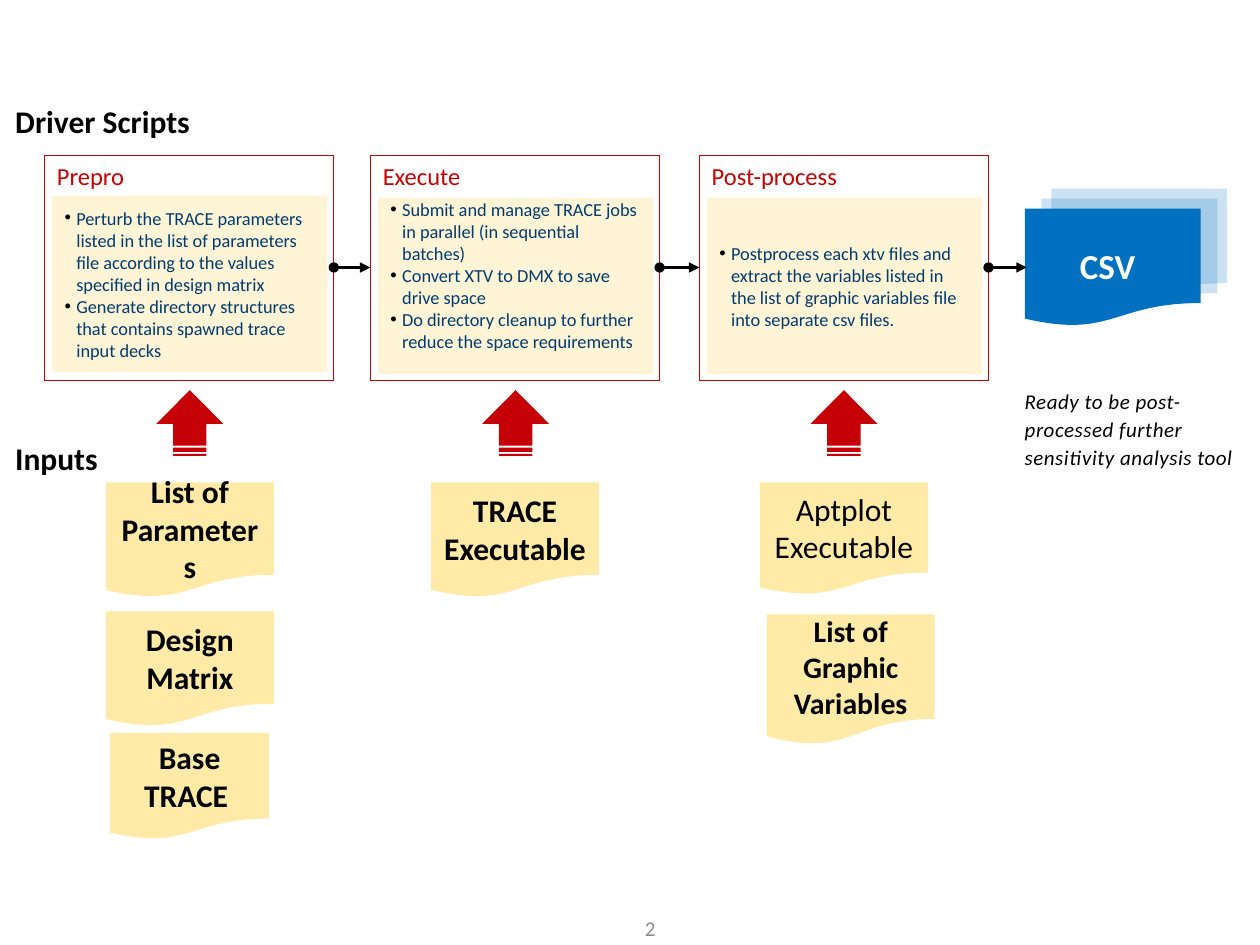
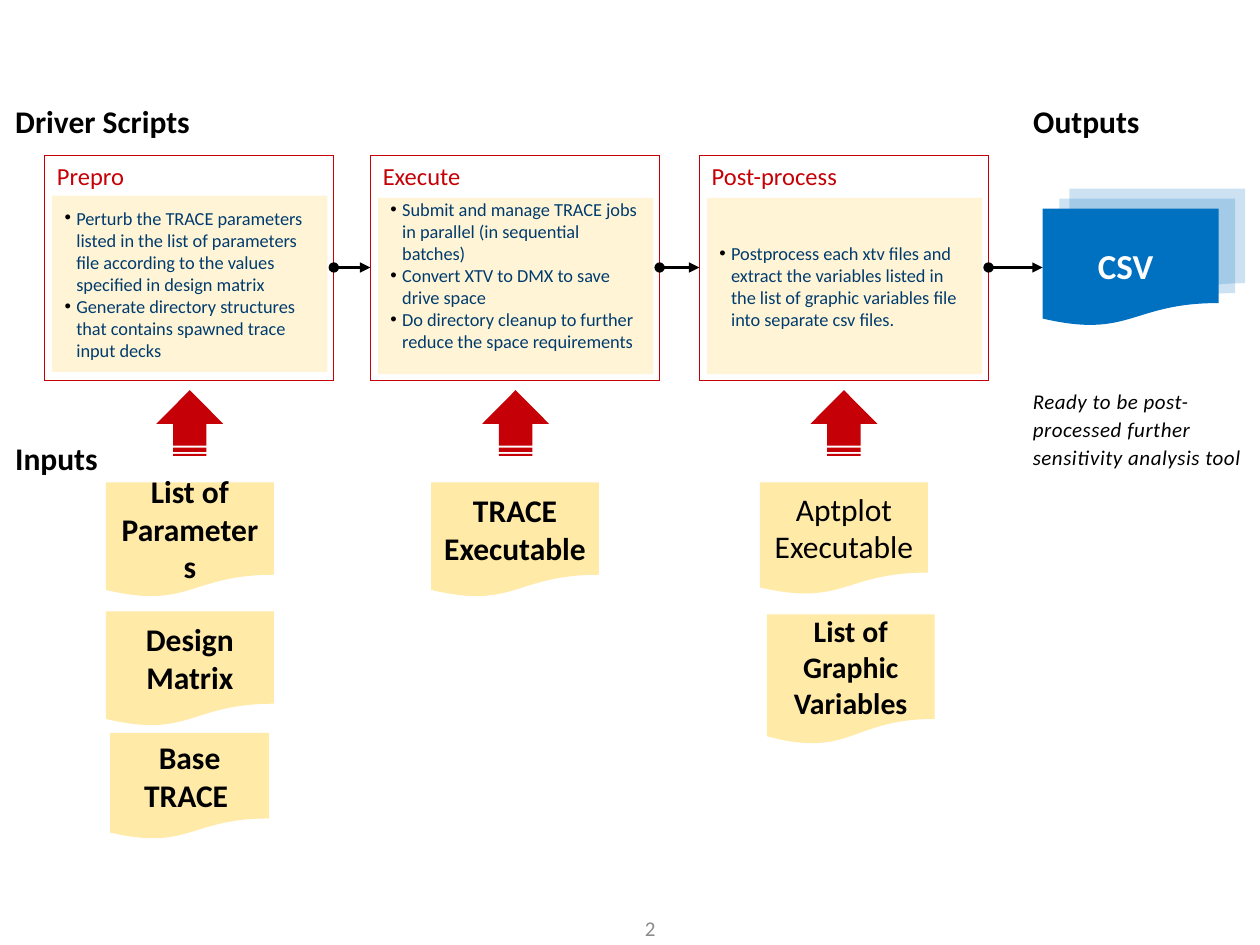
Before and after one commit to damar-wicaksono/trace-simexp, a slide deck: slide 2 of memorandum/figures/figures.pptx. Drawn at 1260x945 pixels with LibreOffice and Linux fonts; fonts in the diff are those of the drawing. Boxes give left, top, right and bottom in pixels: in the first picture for what was removed or moved away, otherwise in the second. Text is boxed around its words. In the diff, an @@ line names an element or a change of style, - is before the commit and + after.

```diff
--- a/memorandum/figures/figures.pptx
+++ b/memorandum/figures/figures.pptx
@@ text added at (x1=1033, y1=112, x2=1139, y2=138), 18 pt, text #000000, bold @@
+Outputs
@@ 3 flow chart documents, 1 text moved together from (x1=1024, y1=189, x2=1227, y2=328) to (x1=1043, y1=189, x2=1246, y2=328) @@
@@ double arrow moved from (989, 267) - (1027, 267) to (989, 267) - (1043, 267) @@
@@ text "Ready to be post- processed ..." moved from (x1=1025, y1=394, x2=1232, y2=469) to (x1=1033, y1=394, x2=1240, y2=469) @@
```
Also in this commit, not shown: 1 other file.
